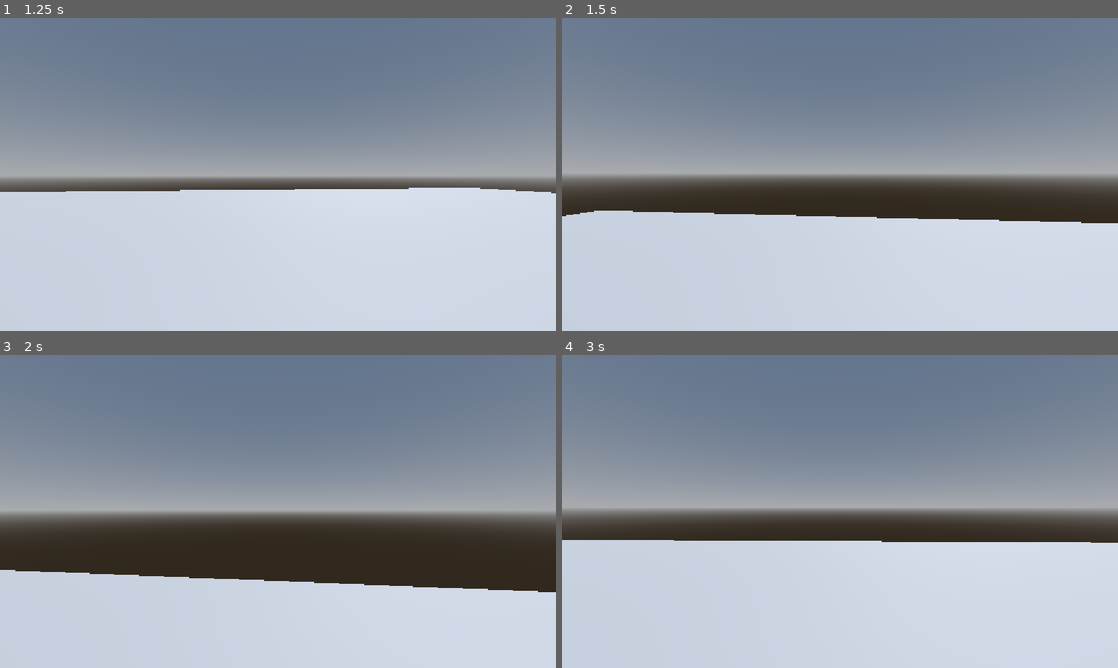
Above: before the commit, frames 1-4 (two rows, left to right).
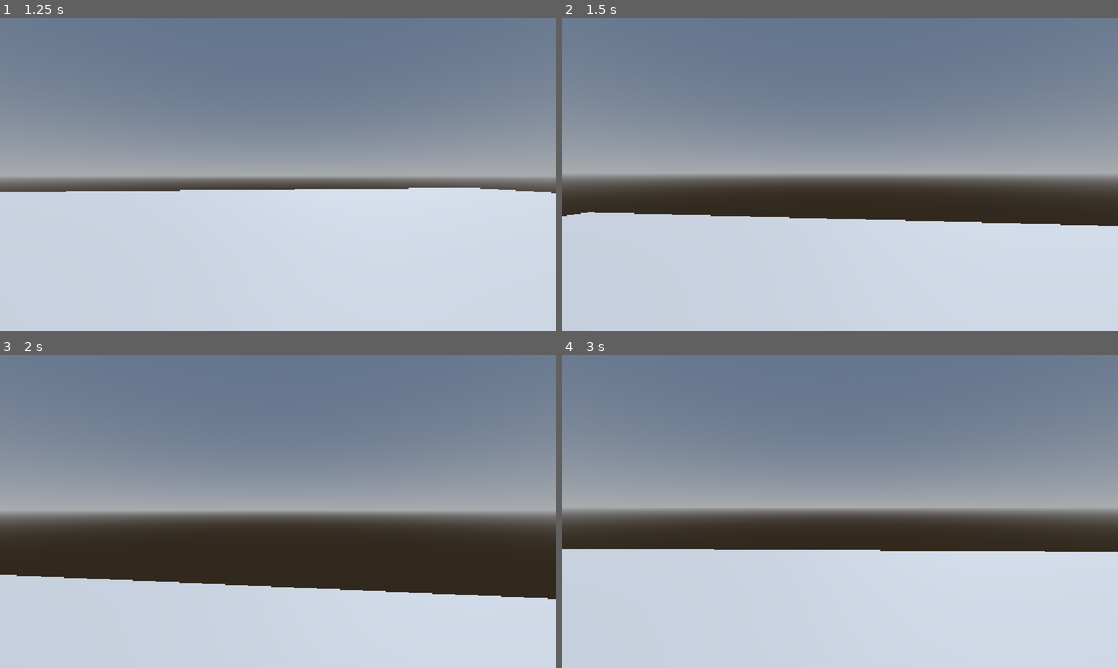
Above: after the commit, the same moments.

Repository: jmenoandrii/one-more-time
Game: Godot game, scene res://main.tscn
The game is run twice, just before and just after one commit, with the same random seed, the same clock (stepped at 60 frames per second) and the same inputs.
Inputs (mouse positions are in pixels of both pictures, inside the frame that each line leads up to):
- Up to frame 1 (1.25 s): tap Enter at 0.5 s; move the mouse to (305, 174) at 0.52 s; hold W (move_forward) from 0.53 s (still down); hold Ctrl (crouch) from 0.53 s (still down); tap Space (jump) at 0.77 s; tap Shift (run) at 0.8 s
- Up to frame 2 (1.5 s): keep holding W (move_forward); tap Space (jump) at 1.25 s; move the mouse to (812, 174) at 1.27 s; release Ctrl (crouch) at 1.28 s; tap Shift (run) at 1.35 s
- Up to frame 3 (2 s): keep holding W (move_forward); tap Space (jump) at 1.52 s; tap Ctrl (crouch) at 1.55 s
- Up to frame 4 (3 s): keep holding W (move_forward); move the mouse to (851, 505) at 2.02 s; hold Ctrl (crouch) 2.03-2.78 s; tap Shift (run) at 2.3 s; move the mouse to (834, 517) at 2.77 s; tap K (dying) at 2.85 s

Frame 1 is identical in both runs. In frame 2, 0.7% of the frame differs, in the area x 0-100%, y 61-67%; in frame 3, 1.8%; in frame 4, 2.9%, in the area x 0-100%, y 59-63%.

Commit message:
feat: add running

Diff:
--- a/Player.gd
+++ b/Player.gd
@@ -1,6 +1,7 @@
 extends CharacterBody3D
 
 const SPEED = 5.0
+const RUNNING_SPEED = 10.0
 const CROUCH_SPEED = 2.5
 const JUMP_VELOCITY = 5.5
 const MOUSE_SENSITIVITY = 0.002
@@ -82,7 +83,7 @@
 		velocity.y = 0.0
 
 	# moving
-	var current_speed := CROUCH_SPEED if is_crouching else SPEED
+	var current_speed := CROUCH_SPEED if is_crouching else (RUNNING_SPEED if Input.is_action_pressed("run") else SPEED)
 	var input_dir := Input.get_vector("move_left", "move_right", "move_forward", "move_back")
 
 	var direction := (transform.basis * Vector3(input_dir.x, 0, input_dir.y)).normalized()
